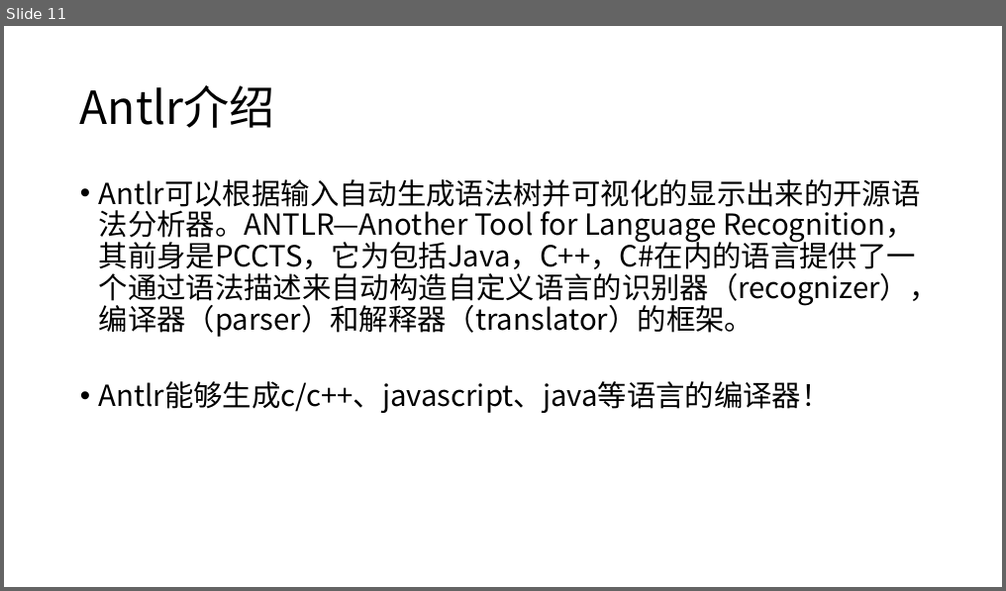
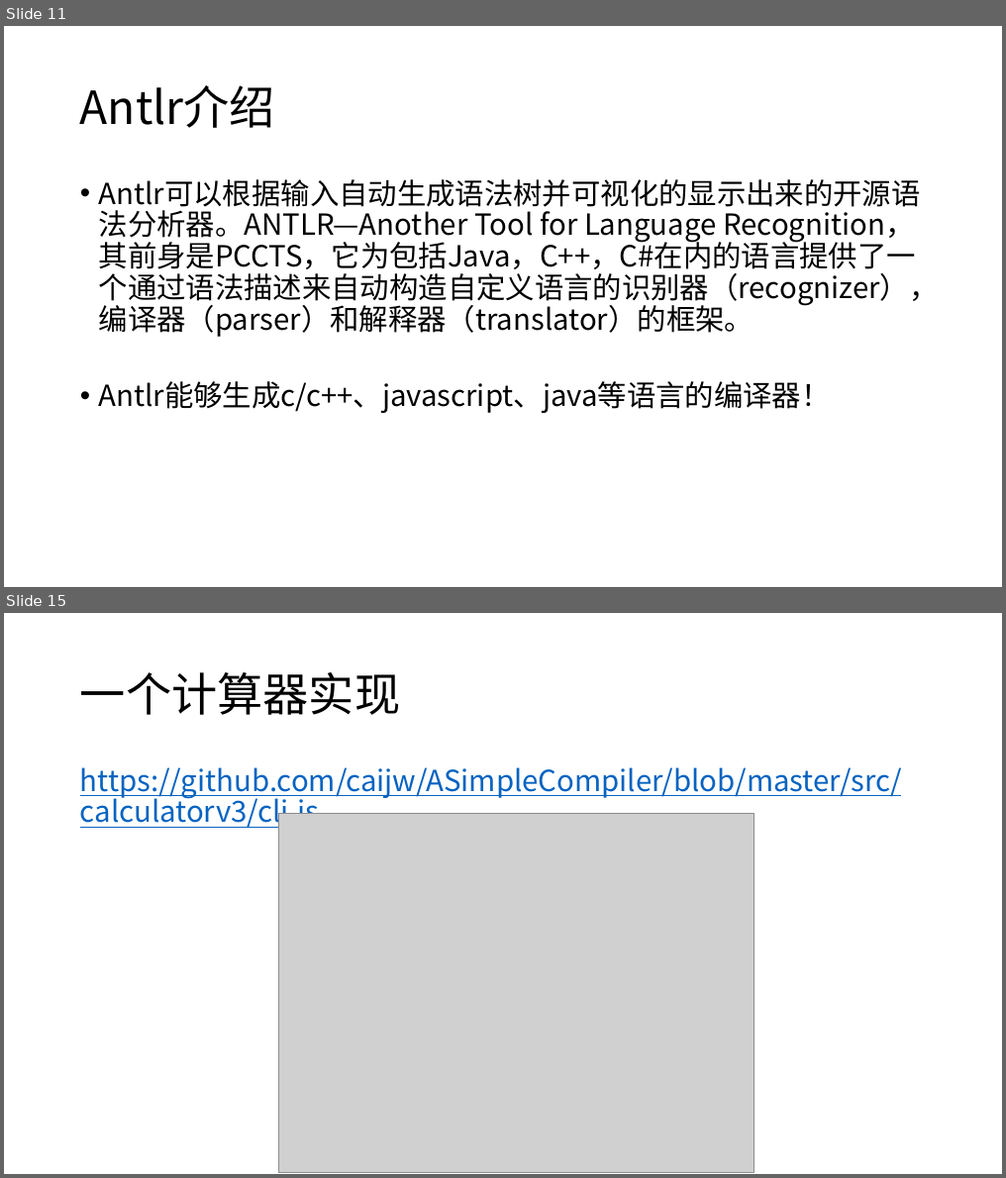
Before and after one commit to caijw/ASimpleCompiler, a slide deck: doc/talk.pptx. Shown one above the other, each under a label of ours: slide 11 before the commit, slides 11 and 15 after it; the slides between them are not shown. The pictures are 1006x591 and 1006x1178 pixels, drawn with LibreOffice and Linux fonts; fonts in the diff are those of the drawing; grey boxes stand for pictures. Boxes give left, top, right and bottom in pixels: in the first picture for what was removed or moved away, otherwise in the second. Text is boxed around its words. In the diff, an @@ line names an element or a change of style, - is before the commit and + after.

```diff
--- a/doc/talk.pptx
+++ b/doc/talk.pptx
@@ slide 15 added at (4, 613, 1002, 1174), background #FFFFFF @@
@@ title added at (80, 672, 400, 715), 44 pt, text #000000 @@
+一个计算器实现
@@ text added at (80, 767, 902, 831), 28 pt, text #0563C1, underline @@
+https://github.com/caijw/ASimpleCompiler/blob/master/src/calculatorv3/cli.js
@@ picture added at (279, 813, 753, 1172) @@
```
Also in this commit, not shown: 1 slide changed, 5 other slides added, 2 slides removed, 1 other file.
